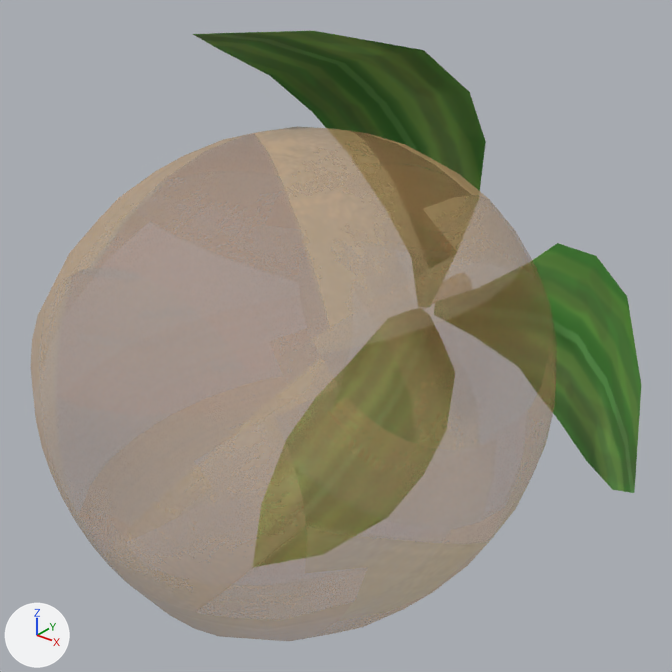
What one commit did to the FBX model Assets/modeles/apple.fbx.
One viewpoint serves both versions: a 50 mm lens placed at (1.96, -2.39, 1.61), pointed at (0.07, -0.03, 0.14). Lighting does not change. The marker at lower left points along +X, +Y and +Z. Where no turn or scale is listed for an object, it has been applied to the vertices.
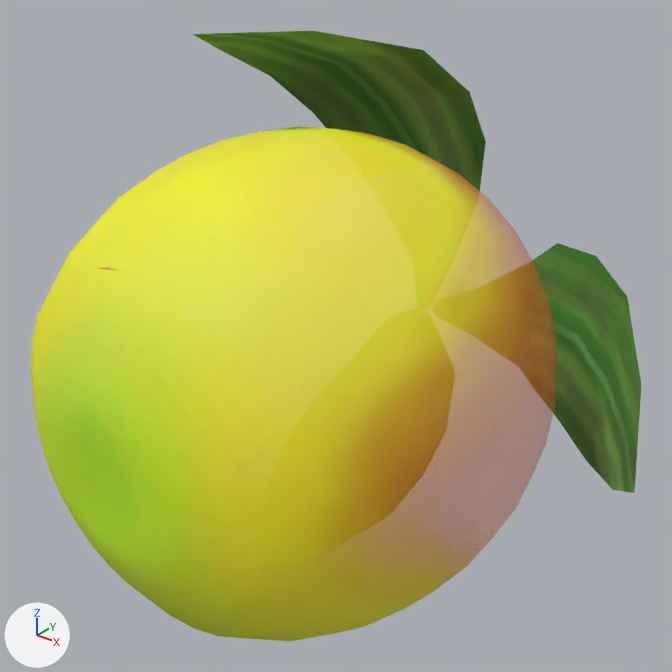
The edits, one by one:
Picture 'apples2.png' (img_apples2_png) is new.
Picture 'apples0.png' (img_apples0_png) is new.
Material 'apples2' (mat_apples2) is new.
Its texture is img_apples2_png.
Its roughness is 0.69.
Material 'apples0' (mat_apples0) is new.
Uses the picture img_apples0_png.
me_sphere has 560 vertices, 565 faces and spans x -0.89..1.19, y -1.04..0.98, z -1.1..1.18.
me_sphere is used by ob_sphere; location (0.0, 0.0, 0.0).
me_sphere part 1: all 544 faces that had it switch from mat_apple0 to mat_apples0.
me_sphere part 2: all 21 faces that had it switch from mat_apple2 (picture img_apple2_png) to mat_apples2 (picture img_apples2_png).

Location of each change, (x1, y1, x2, y2) in pixels of the pictures (672 x 672 px):
part 1 of me_sphere, recoloured (brown to yellow): before (82, 130, 479, 612); after (31, 126, 520, 641)
part 2 of me_sphere, recoloured: before (193, 31, 641, 568); after (193, 31, 641, 493)
